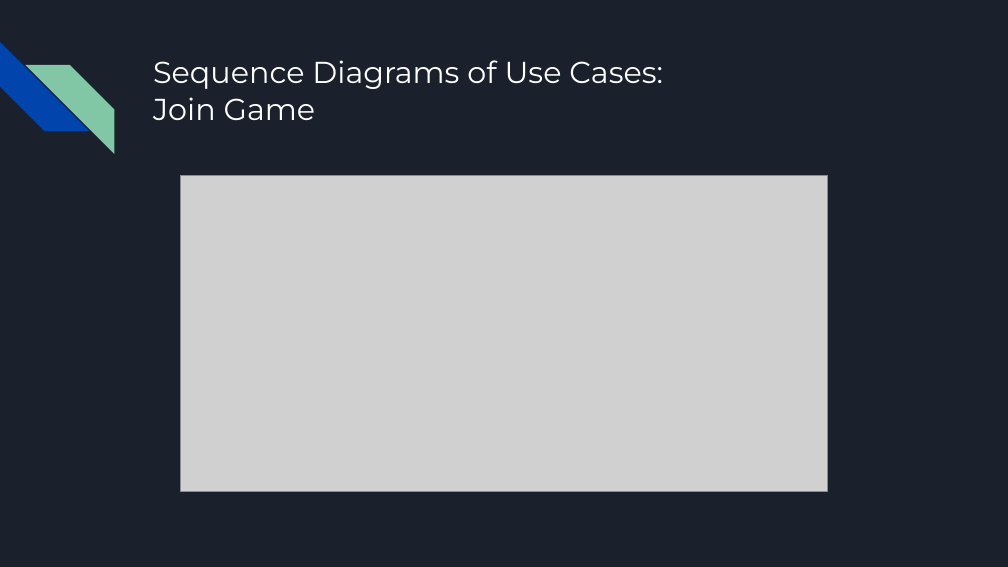
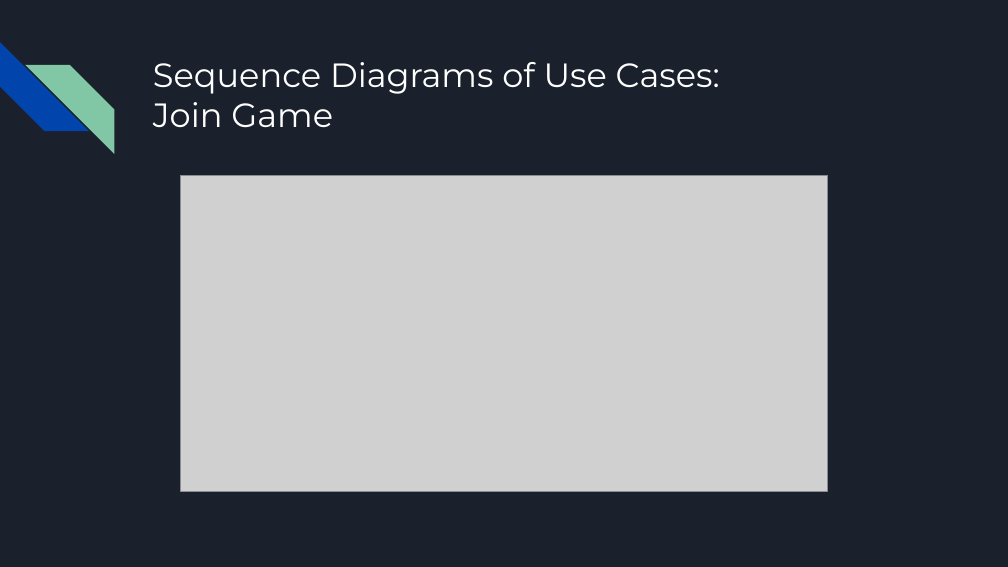
Before and after one commit to Barbecho90/Group5SoftwareEng, a slide deck: slide 7 of Phase 2/Blackjack Phase 2 Presentation.pptx. Drawn at 1008x567 pixels with LibreOffice and Linux fonts; fonts in the diff are those of the drawing; grey boxes stand for pictures. Boxes give left, top, right and bottom in pixels: in the first picture for what was removed or moved away, otherwise in the second. Text is boxed around its words. In the diff, an @@ line names an element or a change of style, - is before the commit and + after.

```diff
--- a/Phase 2/Blackjack Phase 2 Presentation.pptx
+++ b/Phase 2/Blackjack Phase 2 Presentation.pptx
@@ text at bbox=[153, 62, 720, 128]: text changed; size 21.6 to 24 pt @@
-Sequence Diagrams of Use Cases:
-Join Game
+Sequence Diagrams of Use Cases:
+Join Game
```
Also in this commit, not shown: 8 other slides changed, 3 other files.
